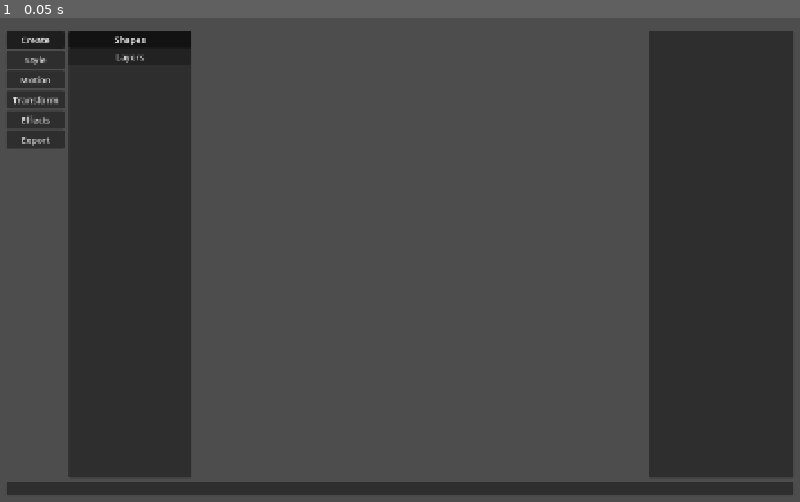
Above: before the commit, frame 1.
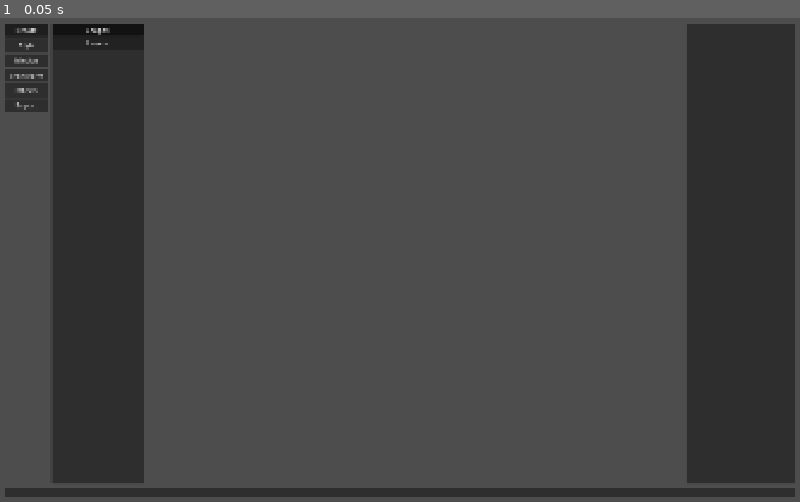
Above: after the commit, the same moment.

Repository: umut144/PolyPixar
Game: Godot game, scene res://scenes/main.tscn
Same seed, same stepped clock (60 frames per second), same inputs: the game is played once before the commit and once after it.
Inputs:
- Up to frame 1 (0.05 s): no input

The runs differ from the first frame. In frame 1, 14% of the frame differs, in the area x 0-100%, y 1-99%.

Commit message:
config: letterbox 16 by 10 workspace in full hd

Diff:
--- a/project.godot
+++ b/project.godot
@@ -16,11 +16,12 @@
 
 [display]
 
-window/size/viewport_width=1440
-window/size/viewport_height=900
-window/size/window_width_override=1440
-window/size/window_height_override=900
+window/size/viewport_width=1920
+window/size/viewport_height=1200
+window/size/window_width_override=1920
+window/size/window_height_override=1080
 window/stretch/mode="canvas_items"
+window/stretch/aspect="keep"
 
 [dotnet]
 
Not shown, changed: AI_CONTEXT.md
Not shown, changed: ARCHITECTURE.md
